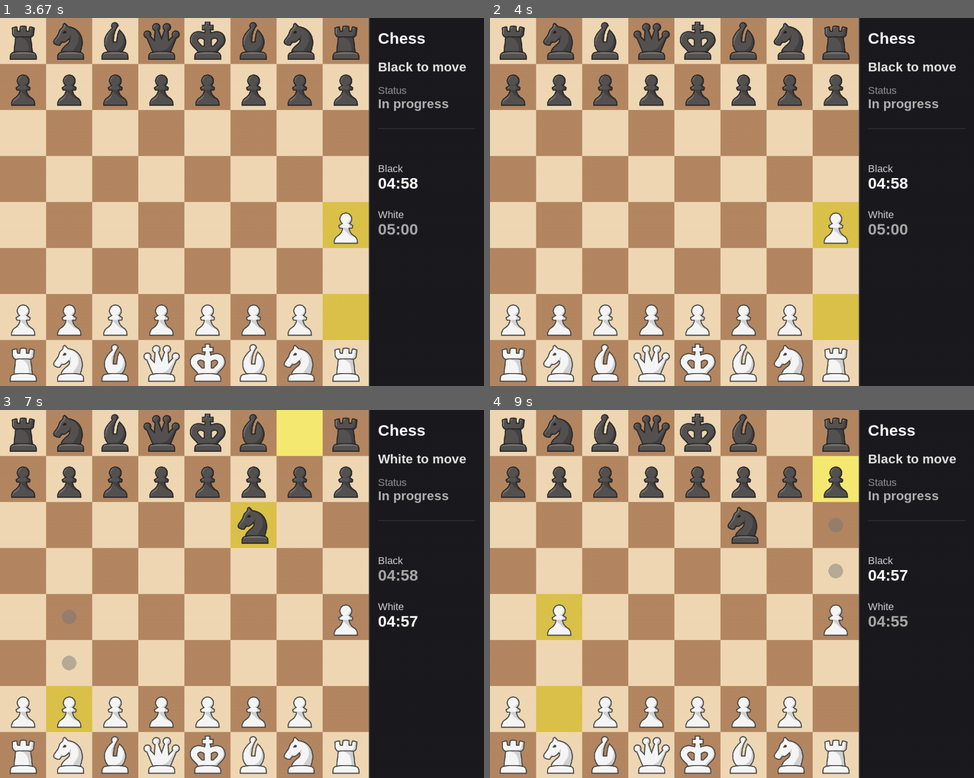
Above: before the commit, frames 1-4 (two rows, left to right).
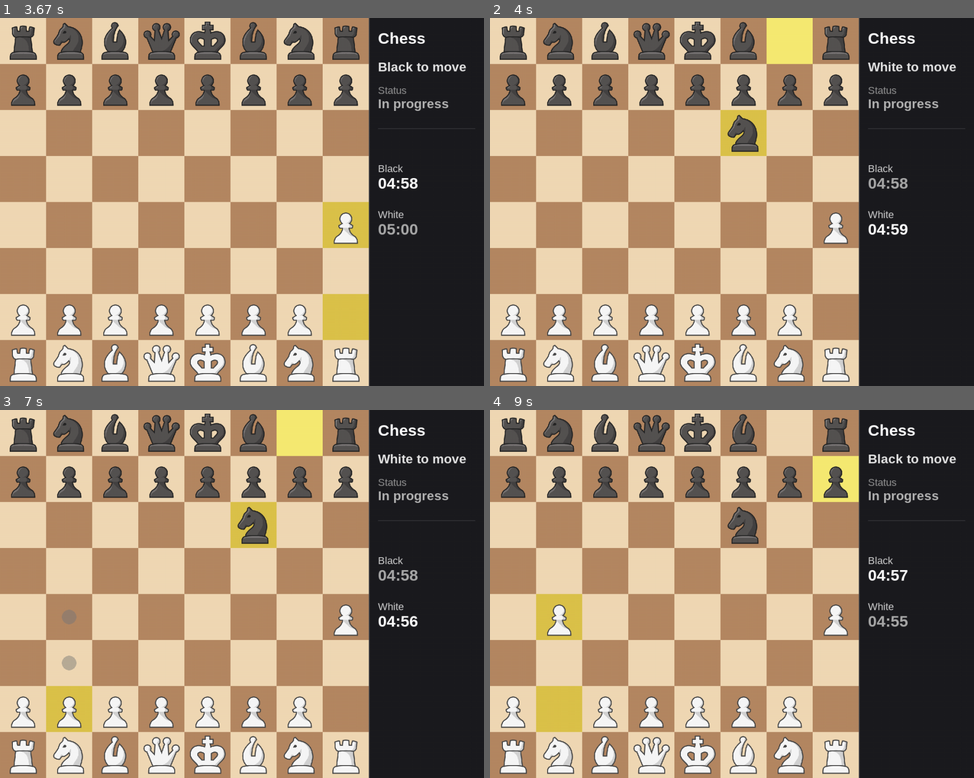
Above: after the commit, the same moments.

Repository: Spiderhex-vs/Pygame-Chess
Game: pygame game, started from main.py
The game is run twice, just before and just after one commit, with the same random seed, the same clock (stepped at 60 frames per second) and the same inputs.
Inputs (mouse positions are in pixels of both pictures, inside the frame that each line leads up to):
- Up to frame 1 (3.67 s): click (421, 330) at 1.88 s; click "White" at 2.22 s; click "Chess" at 2.55 s; click (174, 124) at 2.88 s
- Up to frame 2 (4 s): no input
- Up to frame 3 (7 s): click (169, 700) at 5.05 s; click (372, 634) at 5.38 s; click (164, 476) at 5.72 s; click (271, 697) at 6.05 s; click (150, 505) at 6.38 s; click (72, 722) at 6.72 s
- Up to frame 4 (9 s): click (765, 535) at 7.05 s; click (751, 693) at 7.42 s; click (611, 557) at 7.72 s; click (552, 708) at 8.05 s; click (552, 630) at 8.38 s; click "Black to move" at 8.72 s

Frame 1 is identical in both runs. In frame 2, 4.9% of the frame differs, in the area x 47-87%, y 0-88%; in frame 3, less than 0.1%; in frame 4, 0.2%.

Commit message:
Select fix

Diff:
--- a/main.py
+++ b/main.py
@@ -53,6 +53,7 @@
         for col in range(8):
             board_color = (240, 217, 181) if (col + row) % 2 == 0 else (181, 136, 99)
             pygame.draw.rect(screen, board_color, (col * field, row * field, field, field))
+
 def draw_pieces():
     for square in chess.SQUARES:
         piece = board.piece_at(square)
@@ -70,12 +71,14 @@
 
             image = pieces[key]
             screen.blit(image, (x, y))
+
 def draw_selected(selected_square):
     file = chess.square_file(selected_square)
     rank = chess.square_rank(selected_square)
     x = file * field
     y = (7 - rank) * field
     pygame.draw.rect(screen, (246, 235, 114) if (file + rank) % 2 != 0 else (220, 195, 75), (x, y, field, field))
+
 def draw_legal_moves(targets, capture_targets):
     for sq in targets:
         file = chess.square_file(sq)
@@ -90,6 +93,7 @@
         else:
             pygame.draw.circle(surf, (120, 120, 120, 120), (field//2, field//2), field // 2 , 9)
         screen.blit(surf, (x, y))
+
 def get_legal_targets(from_square):
     targets = []
     capture_targets = []
@@ -98,8 +102,8 @@
             targets.append(move.to_square)
         if board.is_capture(move):
             capture_targets.append(move.to_square)
-
     return targets, capture_targets
+
 def draw_last_move(last_move):
     if last_move:
         start_file = chess.square_file(last_move.from_square)
@@ -114,6 +118,7 @@
         x_end = end_file * field
         y_end = (7 - end_rank) * field
         pygame.draw.rect(screen, (246, 235, 114) if (end_file + end_rank) % 2 != 0 else (220, 195, 75), (x_end, y_end, field, field))
+
 def draw_check():
     if board.is_check():
         king_square = board.king(board.turn)
@@ -126,6 +131,7 @@
             y = (7 - rank) * field
 
             pygame.draw.rect(screen, (255, 85, 60), (x, y, field, field))
+
 def draw_sidebar():
     global game_ongoing
     sidebar_x = size
@@ -198,6 +204,7 @@
 
     screen.blit(black_label, (sidebar_x + 20, size//2 - 85))
     screen.blit(black_clock, (sidebar_x + 20, size//2 - 60))
+
 def draw_promotion_menu():
     if promotion_pending is None:
         return
@@ -225,6 +232,7 @@
 
         image = pieces[color + option]
         screen.blit(image, (x, panel_y))
+
 def handle_promotion_click(pos):
     global promotion_pending, last_move
 
@@ -258,18 +266,21 @@
 
     promotion_pending = None
     return True
+
 def drawing():
     draw_board()
     draw_last_move(last_move)
     draw_check()
     if selected_square is not None and game_ongoing:
         draw_selected(selected_square)
-        draw_legal_moves(legal_targets, capture_targets)
+        if board.turn:
+            draw_legal_moves(legal_targets, capture_targets)
     draw_pieces()
     draw_sidebar()
     if promotion_pending:
         draw_promotion_menu()
     pygame.display.update()
+
 def handle_engine(board):
     global engine_result, engine_thinking
     engine_result = engine.find_best_move(board)
@@ -298,7 +309,7 @@
                     selected_square = square
                     legal_targets, capture_targets = get_legal_targets(square)
 
-            elif selected_square is not None and square in legal_targets and game_ongoing:
+            elif selected_square is not None and square in legal_targets and game_ongoing and board.turn:
                 if board.piece_at(selected_square).piece_type == chess.PAWN and chess.square_rank(square) in [0, 7]:
                     promotion_pending = (selected_square, square)
                 else:
